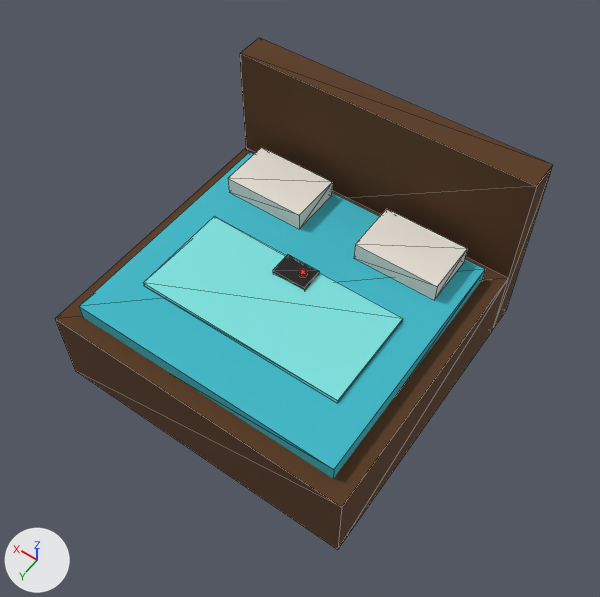
The glTF model apps/client/public/assets/mob_letto_ad_acqua.glb: old version first, new version second.
Rendered twice from a 50 mm lens placed at (-1.46, 2.02, 3.54), pointed at (-0.07, 0.06, 0.46). Arrows for +X, +Y and +Z are at lower left; the lights stay in place. The older version comes first. Mesh edges are drawn as thin lines. Vertices at exactly the same position are counted once.

The older version as bpy lines, for what is in view:
```python
me_mob_letto_ad_acqua = bpy.data.meshes.new('mob_letto_ad_acqua')
me_mob_letto_ad_acqua.from_pydata(...)  # 68 vertices, 86 faces; spans x -1.0..1.0, y -1.0..1.0, z -0.66..0.66
me_mob_letto_ad_acqua.materials.append(mat_mat_atlas)  # picture img_atlas
ob_mob_letto_ad_acqua = bpy.data.objects.new('mob_letto_ad_acqua', me_mob_letto_ad_acqua)
ob_mob_letto_ad_acqua.location = (0.0, 0.001, 0.525)
ob_mob_letto_ad_acqua.scale = (0.8, 0.8, 0.8)
```
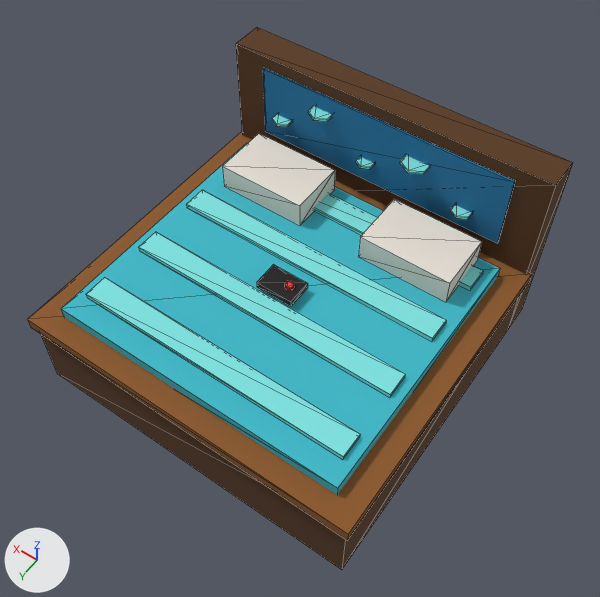
Changed parts and their boxes [x1, y1, x2, y2] in the pictures (600 x 597 px; the box of a moved part takes in the faces that stretch with it):
'mob_letto_ad_acqua', reshaped, moved, rescaled (9% wider, 6% taller): before [55, 38, 553, 549]; after [27, 27, 572, 570]
part 1 of me_mob_letto_ad_acqua, moved or reshaped: before [240, 38, 553, 330]; after [236, 27, 572, 330]
part 2 of me_mob_letto_ad_acqua, moved or reshaped: before [299, 269, 307, 278]; after [450, 204, 472, 220]
part 3 of me_mob_letto_ad_acqua, added: after [400, 155, 430, 174]
part 4 of me_mob_letto_ad_acqua, added: after [356, 157, 374, 169]
part 5 of me_mob_letto_ad_acqua, added: after [308, 106, 332, 122]
part 6 of me_mob_letto_ad_acqua, added: after [272, 114, 292, 127]
part 7 of me_mob_letto_ad_acqua, moved or reshaped: before [55, 148, 508, 549]; after [41, 298, 518, 570]
part 8 of me_mob_letto_ad_acqua, moved or reshaped: before [79, 152, 485, 479]; after [27, 132, 532, 540]
part 9 of me_mob_letto_ad_acqua, moved or reshaped: before [273, 255, 319, 290]; after [61, 143, 500, 495]
part 10 of me_mob_letto_ad_acqua, moved or reshaped: before [143, 216, 403, 403]; after [86, 278, 360, 459]
part 11 of me_mob_letto_ad_acqua, added (cyan): after [138, 232, 405, 398]
part 12 of me_mob_letto_ad_acqua, added (cyan): after [186, 190, 446, 342]
part 13 of me_mob_letto_ad_acqua, added: after [314, 193, 483, 291]
part 14 of me_mob_letto_ad_acqua, added: after [257, 264, 308, 306]
part 15 of me_mob_letto_ad_acqua, added: after [285, 281, 294, 290]
part 16 of me_mob_letto_ad_acqua, moved or reshaped: before [228, 148, 467, 300]; after [222, 68, 515, 302]

The change, as a list of edits to the scene's bpy script:
```text
Change me_mob_letto_ad_acqua:
    used by ob_mob_letto_ad_acqua; location = (0.0, 0.001, 0.525); scale = (0.8, 0.8, 0.8)
    remove me_mob_letto_ad_acqua.from_pydata(...)  # 68 vertices, 86 faces; spans x -1.0..1.0, y -1.0..1.0, z -0.66..0.66
    add me_mob_letto_ad_acqua.from_pydata(...)  # 168 vertices, 214 faces; spans x -1.0..1.0, y -0.99..0.99, z -0.59..0.59
    me_mob_letto_ad_acqua part 1: the loose piece of 8 vertices spanning x -1.0..1.0, y -1.0..-0.8, z -0.66..0.66 is scaled about its middle by (0.978, 0.977, 0.905), then moved by (0.0, 0.01, 0.0)
    me_mob_letto_ad_acqua part 2: the loose piece of 12 vertices spanning x -0.07..-0.03, y -0.03..0.02, z 0.04..0.07 is scaled about its middle by (2.45, 2.44, 0.678), then moved by (-0.5, -0.77, 0.13)
    me_mob_letto_ad_acqua part 3: the loose piece of 12 vertices spanning x -0.07..-0.03, y -0.03..0.02, z 0.04..0.07 is copied, and the copy is scaled about its middle by (3.42, 3.42, 0.678), then moved by (-0.19, -0.77, 0.31); it spans x -0.32..-0.17, y -0.86..-0.68, z 0.36..0.37
    me_mob_letto_ad_acqua part 4: the loose piece of 12 vertices spanning x -0.07..-0.03, y -0.03..0.02, z 0.04..0.07 is copied, and the copy is scaled about its middle by (2.2, 2.2, 0.678), then moved by (0.11, -0.77, 0.15); it spans x 0.01..0.11, y -0.82..-0.71, z 0.2..0.22
    me_mob_letto_ad_acqua part 5: the loose piece of 12 vertices spanning x -0.07..-0.03, y -0.03..0.02, z 0.04..0.07 is copied, and the copy is scaled about its middle by (2.93, 2.93, 0.683), then moved by (0.42, -0.77, 0.35); it spans x 0.3..0.43, y -0.84..-0.7, z 0.4..0.42
    me_mob_letto_ad_acqua part 6: the loose piece of 12 vertices spanning x -0.07..-0.03, y -0.03..0.02, z 0.04..0.07 is copied, and the copy is scaled about its middle by (2.45, 2.44, 0.678), then moved by (0.69, -0.77, 0.17); it spans x 0.58..0.69, y -0.83..-0.71, z 0.22..0.24
    me_mob_letto_ad_acqua part 7: the loose piece of 8 vertices spanning x -1.0..1.0, y -0.8..1.0, z -0.66..-0.11 is scaled about its middle by (0.978, 0.978, 0.905), then moved by (0.0, -0.01, 0.04)
    me_mob_letto_ad_acqua part 8: the loose piece of 8 vertices spanning x -0.88..0.88, y -0.7..0.9, z -0.18..-0.01 is scaled about its middle by (1.14, 1.13, 0.388), then moved by (0.0, -0.01, -0.01)
    me_mob_letto_ad_acqua part 9: the loose piece of 8 vertices spanning x -0.11..0.11, y -0.08..0.07, z 0.01..0.04 is scaled about its middle by (7.63, 10.4, 3.63), then moved by (0.0, 0.09, -0.1)
    me_mob_letto_ad_acqua part 10: the loose piece of 8 vertices spanning x -0.68..0.68, y -0.08..0.57, z -0.01..0.02 is scaled about its middle by (1.18, 0.214, 1.13), then moved by (0.0, 0.42, 0.0)
    me_mob_letto_ad_acqua part 11: the loose piece of 8 vertices spanning x -0.68..0.68, y -0.08..0.57, z -0.01..0.02 is copied, and the copy is scaled about its middle by (1.18, 0.214, 1.13), then moved by (0.0, 0.02, 0.0); it spans x -0.8..0.8, y 0.2..0.34, z -0.01..0.02
    me_mob_letto_ad_acqua part 12: the loose piece of 8 vertices spanning x -0.11..0.11, y -0.08..0.07, z 0.01..0.04 is copied, and the copy is scaled about its middle by (7.11, 0.932, 0.752), then moved by (0.0, -0.13, -0.02); it spans x -0.8..0.8, y -0.2..-0.06, z -0.01..0.02
    me_mob_letto_ad_acqua part 13: the loose piece of 8 vertices spanning x -1.0..1.0, y -1.0..-0.8, z -0.66..0.66 is copied, and the copy is scaled about its middle by (0.802, 0.699, 0.0215), then moved by (0.0, 0.37, 0.01); it spans x -0.8..0.8, y -0.6..-0.46, z -0.01..0.02
    me_mob_letto_ad_acqua part 14: the loose piece of 8 vertices spanning x -0.11..0.11, y -0.08..0.07, z 0.01..0.04 is copied, and the copy is moved by (0.0, 0.11, 0.02); it spans x -0.11..0.11, y 0.04..0.18, z 0.02..0.06
    me_mob_letto_ad_acqua part 15: the loose piece of 12 vertices spanning x -0.07..-0.03, y -0.03..0.02, z 0.04..0.07 is copied, and the copy is moved by (0.0, 0.11, 0.02); it spans x -0.07..-0.03, y 0.08..0.13, z 0.06..0.08
    me_mob_letto_ad_acqua part 16: 14 vertices removed from x -0.75..0.75, y -0.67..-0.32, z -0.01..0.12; 22 vertices added at x -0.78..0.78, y -0.79..-0.32, z -0.01..0.52
Change ob_mob_letto_ad_acqua:
    ob_mob_letto_ad_acqua.location: (0.0, 0.001, 0.525) -> (0.0, 0.012, 0.525)
    ob_mob_letto_ad_acqua.scale: (0.8, 0.8, 0.8) -> (0.883, 0.883, 0.883)
```
